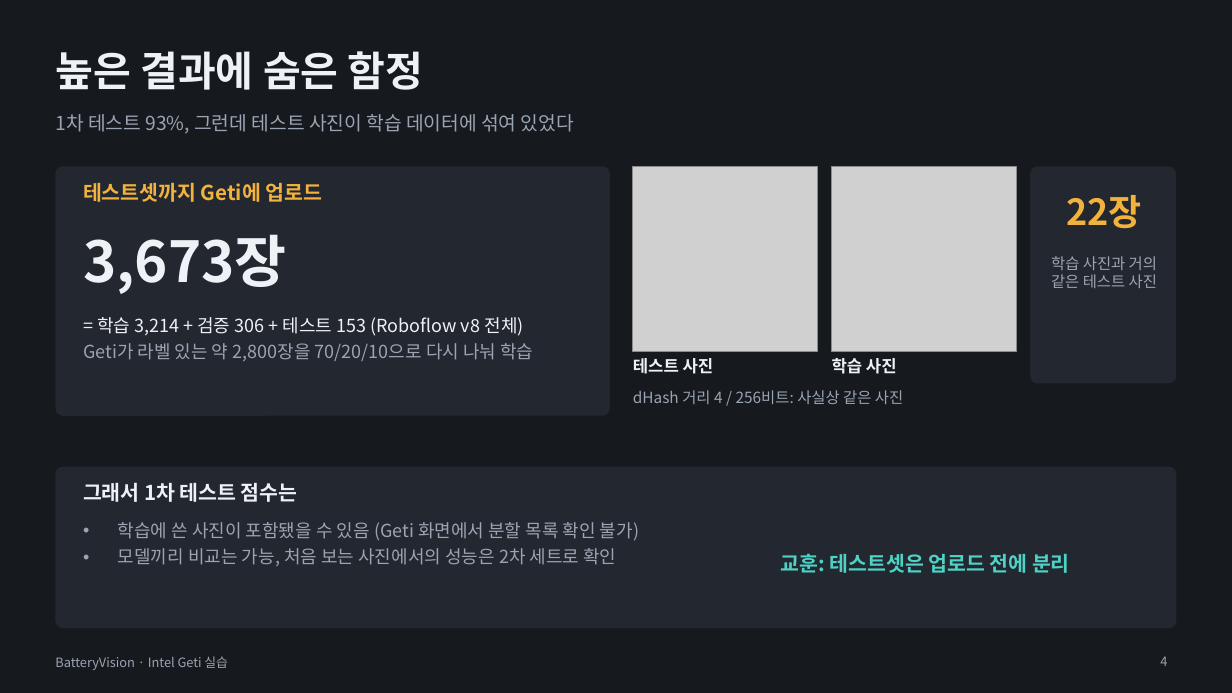
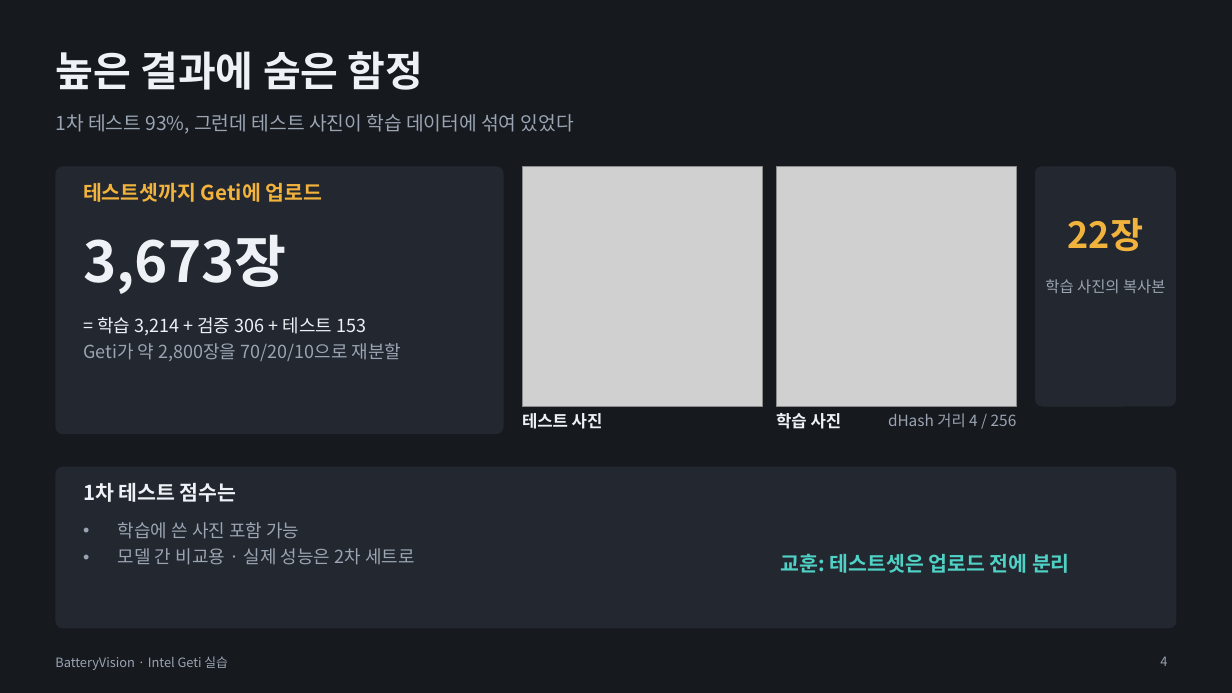
Before and after one commit to se4nchoi/batteryvision, a slide deck: slide 4 of docs/submission/BatteryVision_발표.pptx. Drawn at 1232x693 pixels with LibreOffice and Linux fonts; fonts in the diff are those of the drawing; grey boxes stand for pictures. Boxes give left, top, right and bottom in pixels: in the first picture for what was removed or moved away, otherwise in the second. Text is boxed around its words. In the diff, an @@ line names an element or a change of style, - is before the commit and + after.

```diff
--- a/docs/submission/BatteryVision_발표.pptx
+++ b/docs/submission/BatteryVision_발표.pptx
@@ rounded rectangle at [55,166,504,434]: proportions changed @@
@@ rounded rectangle: place and size @@
-rounded rectangle at [55,166,610,416]
+rounded rectangle at [55,166,504,434]
@@ picture: place and size @@
-picture at [633,166,818,351]
+picture at [522,166,762,407]
@@ picture: place and size @@
-picture at [832,166,1017,351]
+picture at [776,166,1017,407]
@@ rounded rectangle: place and size @@
-rounded rectangle at [1031,166,1177,384]
+rounded rectangle at [1035,166,1177,407]
@@ rounded rectangle at [1035,166,1177,407]: proportions changed @@
@@ text "22장": place and size @@
-text "22장" at [1066,195,1141,228]
+text "22장" at [1068,218,1143,251]
@@ text at [1045,279,1165,293]: text changed @@
-학습 사진과 거의 같은 테스트 사진
+학습 사진의 복사본
@@ text at [83,317,402,361]: text changed; text colour #EEF1F5 to #9AA4B2 @@
-= 학습 3,214 + 검증 306 + 테스트 153 (Roboflow v8 전체)
-Geti가 라벨 있는 약 2,800장을 70/20/10으로 다시 나눠 학습
+= 학습 3,214 + 검증 306 + 테스트 153
+Geti가 약 2,800장을 70/20/10으로 재분할
@@ text "테스트 사진": place and size @@
-text "테스트 사진" at [633,358,714,374]
+text "테스트 사진" at [522,413,603,429]
@@ text "학습 사진": place and size @@
-text "학습 사진" at [832,358,897,374]
+text "학습 사진" at [776,413,842,429]
@@ text at [888,413,1017,427]: text changed @@
-dHash 거리 4 / 256비트: 사실상 같은 사진
+dHash 거리 4 / 256
@@ text at [83,483,237,502]: text changed @@
-그래서 1차 테스트 점수는
+1차 테스트 점수는
@@ text at [118,522,415,565]: text changed @@
-• 학습에 쓴 사진이 포함됐을 수 있음 (Geti 화면에서 분할 목록 확인 불가)
-• 모델끼리 비교는 가능, 처음 보는 사진에서의 성능은 2차 세트로 확인
+• 학습에 쓴 사진 포함 가능
+• 모델 간 비교용 · 실제 성능은 2차 세트로
```
Also in this commit, not shown: 8 other slides changed, 1 other file.
